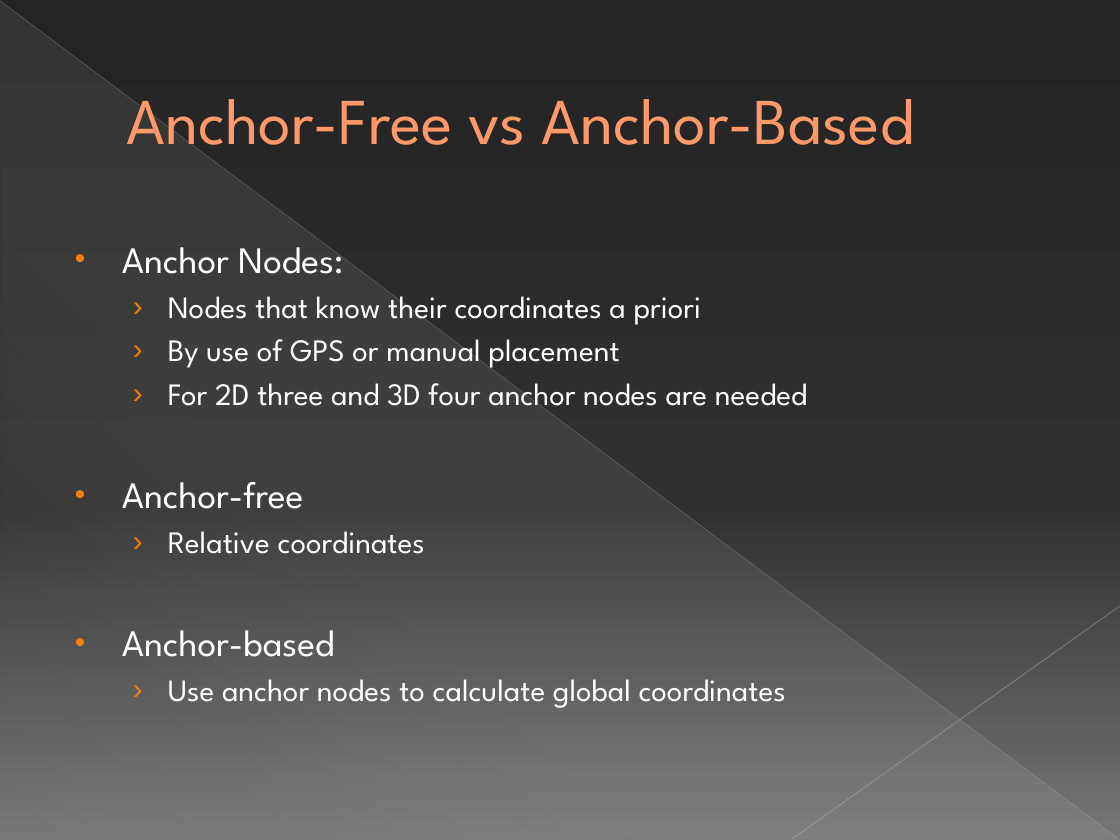
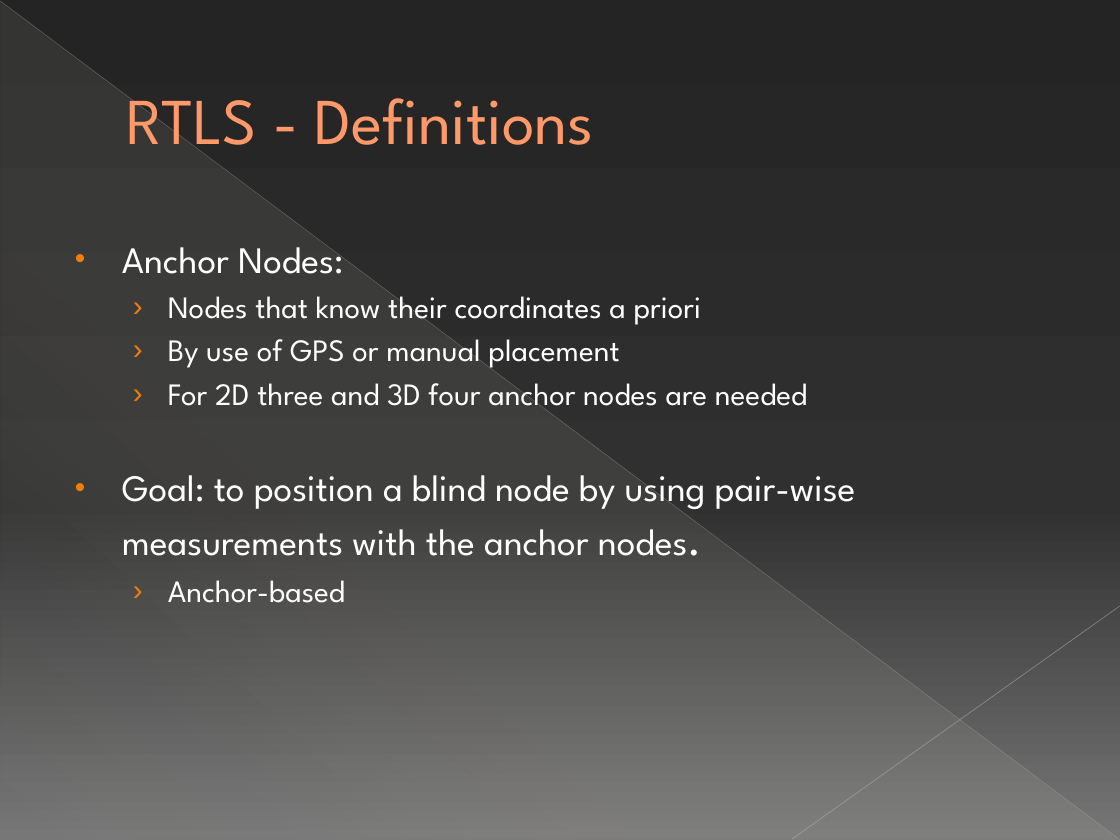
Before and after one commit to michelecorrea3/wsnlocalizationscala, a slide deck: slide 15 of Resources/WSN localization with Senseless framework.pptx (slide 21 before the commit). Drawn at 1120x840 pixels with LibreOffice and Linux fonts; fonts in the diff are those of the drawing. Boxes give left, top, right and bottom in pixels: in the first picture for what was removed or moved away, otherwise in the second. Text is boxed around its words. In the diff, an @@ line names an element or a change of style, - is before the commit and + after.

```diff
--- a/Resources/WSN localization with Senseless framework.pptx
+++ b/Resources/WSN localization with Senseless framework.pptx
@@ title at (126, 95, 594, 163): text changed @@
-Anchor-Free vs Anchor-Based
+RTLS - Definitions
@@ text at (122, 469, 856, 556): text changed; size 20 to 24 pt @@
-• Anchor-free
-  › Relative coordinates
+• Goal: to position a blind node by using pair-wise measurements with the anchor nodes.
@@ text at (168, 580, 345, 603): size 24 to 20 pt in "Anchor-based"; bullet • to ›; list level 1 to 2 in "Anchor-based" @@
@@ text at (168, 679, 786, 708): paragraph removed @@
-  › Use anchor nodes to calculate global coordinates
```
Also in this commit, not shown: 36 other slides changed, 36 slides added, 15 slides removed.
